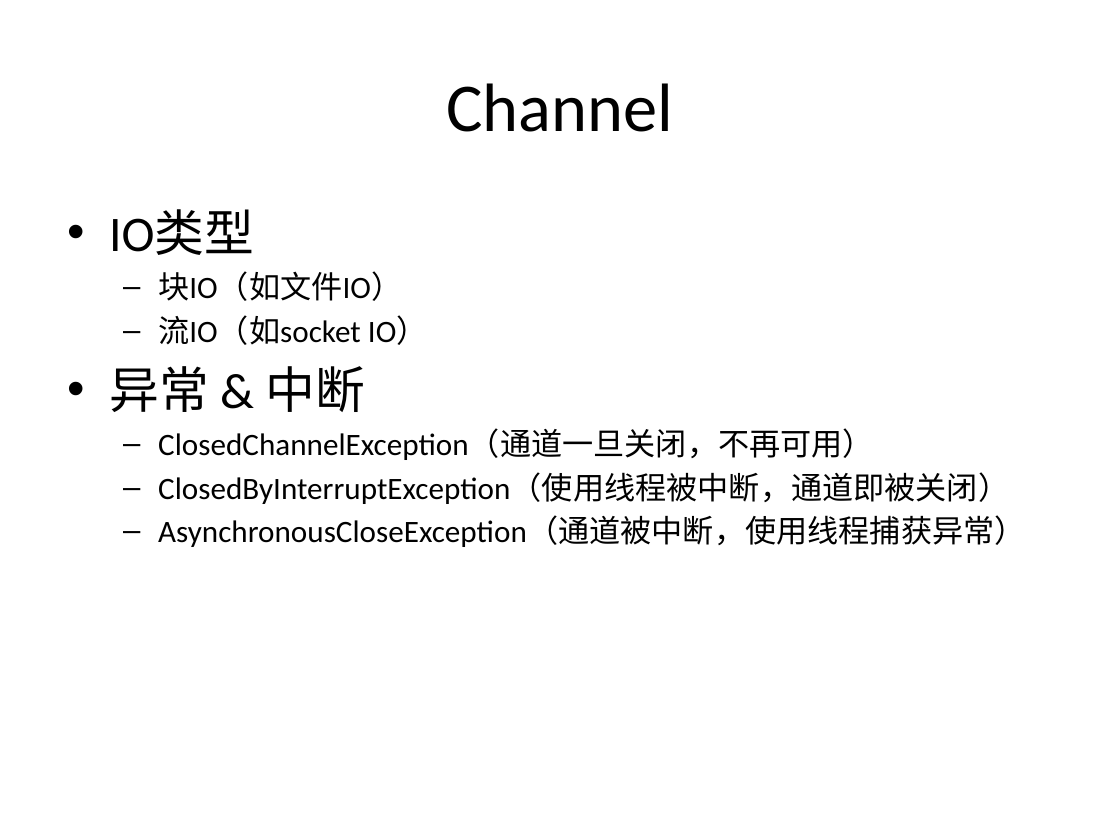
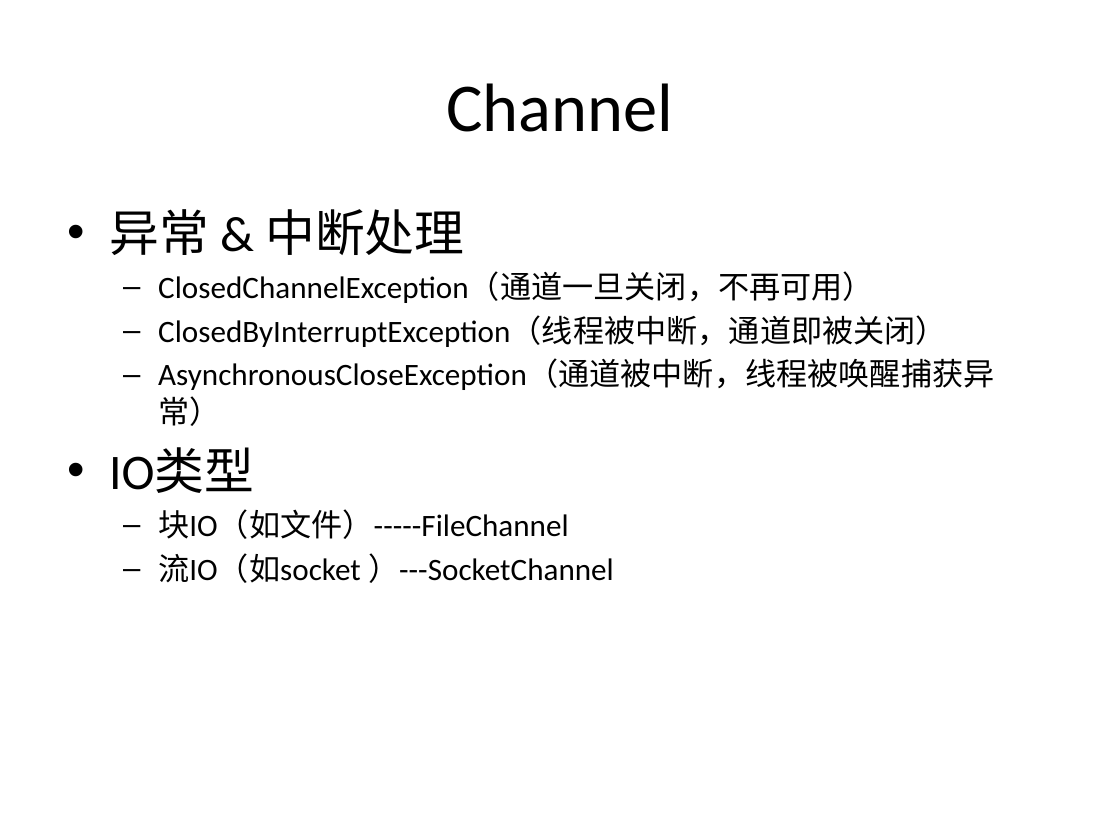
Before and after one commit to guhanjie/Knowledge-sharing, a slide deck: slide 29 of 扒一扒Java IO那些事儿.pptx (slide 28 before the commit). Drawn at 1120x840 pixels with LibreOffice and Linux fonts; fonts in the diff are those of the drawing. Boxes give left, top, right and bottom in pixels: in the first picture for what was removed or moved away, otherwise in the second. Text is boxed around its words. In the diff, an @@ line names an element or a change of style, - is before the commit and + after.

```diff
--- a/扒一扒Java IO那些事儿.pptx
+++ b/扒一扒Java IO那些事儿.pptx
@@ text at (109, 209, 994, 426): paragraphs added @@
+• 异常 & 中断处理
+  – ClosedChannelException（通道一旦关闭，不再可用）
+  – ClosedByInterruptException（线程被中断，通道即被关闭）
+  – AsynchronousCloseException（通道被中断，线程被唤醒捕获异常）
@@ text at (158, 509, 614, 583): text changed @@
-  – 块IO（如文件IO）
-  – 流IO（如socket IO）
-• 异常 & 中断
-  – ClosedChannelException（通道一旦关闭，不再可用）
-  – ClosedByInterruptException（使用线程被中断，通道即被关闭）
-  – AsynchronousCloseException（通道被中断，使用线程捕获异常）
+  – 块IO（如文件）-----FileChannel
+  – 流IO（如socket ）---SocketChannel
```
Also in this commit, not shown: 2 other slides changed, 9 slides added.
